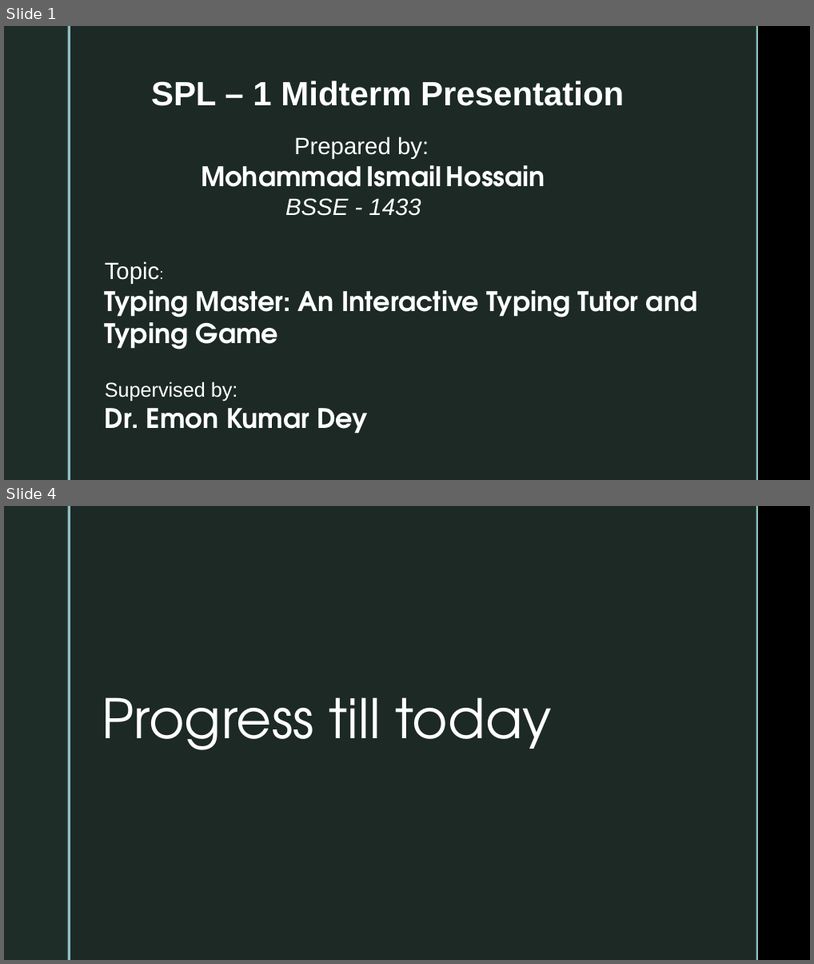
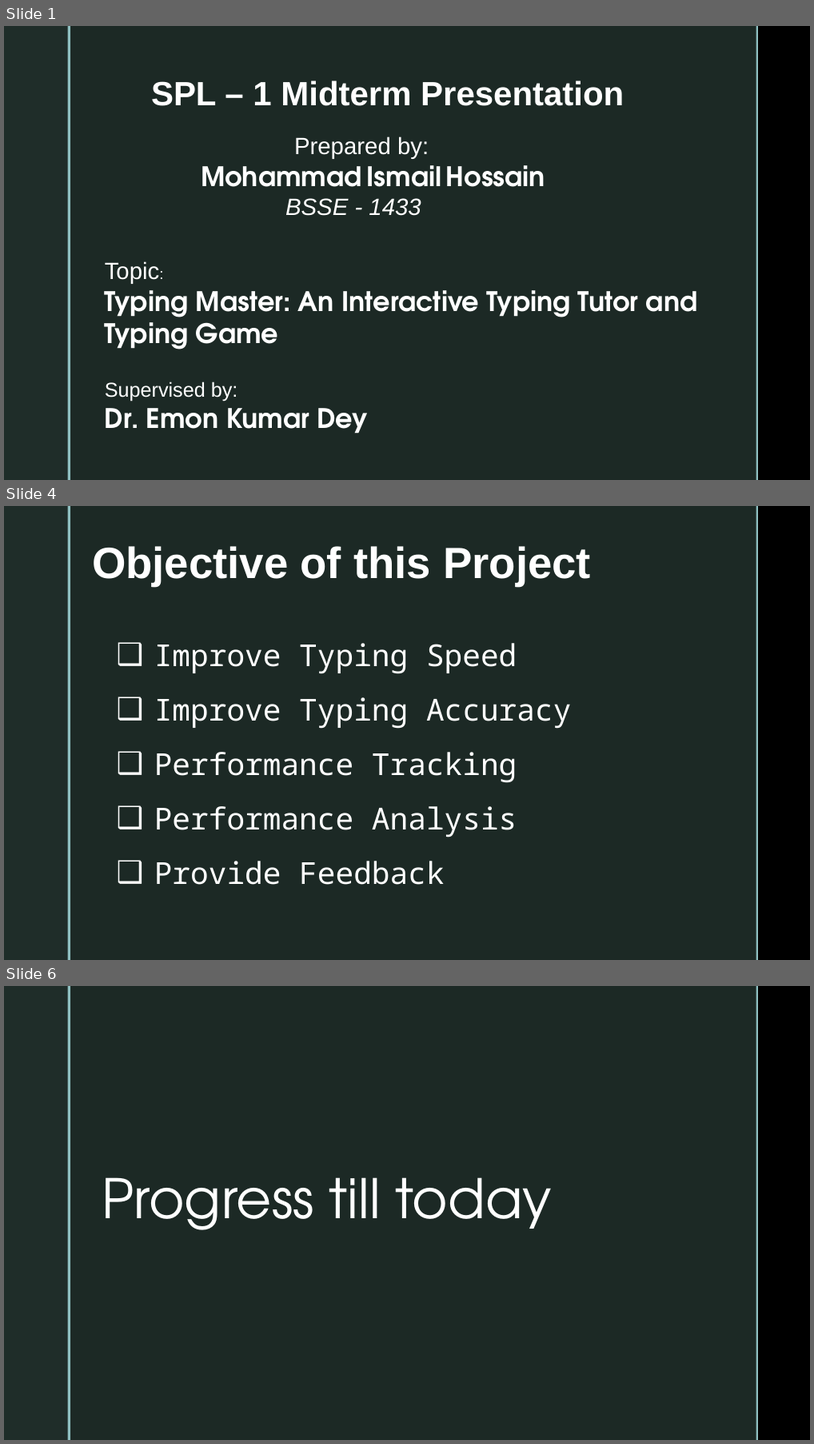
Before and after one commit to CodeWithIsmail/SPL-1, a slide deck: Mid Presentation.pptx. Shown one above the other, each under a label of ours: slides 1 and 4 before the commit, slides 1, 4 and 6 after it; the slides between them are not shown. The pictures are 814x964 and 814x1444 pixels, drawn with LibreOffice and Linux fonts; fonts in the diff are those of the drawing; background and template pictures are left out. Boxes give left, top, right and bottom in pixels: in the first picture for what was removed or moved away, otherwise in the second. Text is boxed around its words. In the diff, an @@ line names an element or a change of style, - is before the commit and + after.

```diff
--- a/Mid Presentation.pptx
+++ b/Mid Presentation.pptx
@@ slide 4 added at (4,506,810,960), background picture (left out); not listed: 4 template elements that a slide beside it also shows @@
@@ text added at (92,546,591,586), 52 pt, text #FFFFFF, bold @@
+Objective of this Project
@@ text added at (154,643,571,884), 36 pt, text #FFFFFF @@
+❑ Improve Typing Speed
+❑ Improve Typing Accuracy
+❑ Performance Tracking
+❑ Performance Analysis
+❑ Provide Feedback
@@ what was slide 4 is now slide 6 @@
```
Also in this commit, not shown: 7 slides changed, 9 other slides added, 1 slide removed, 1 other file.
